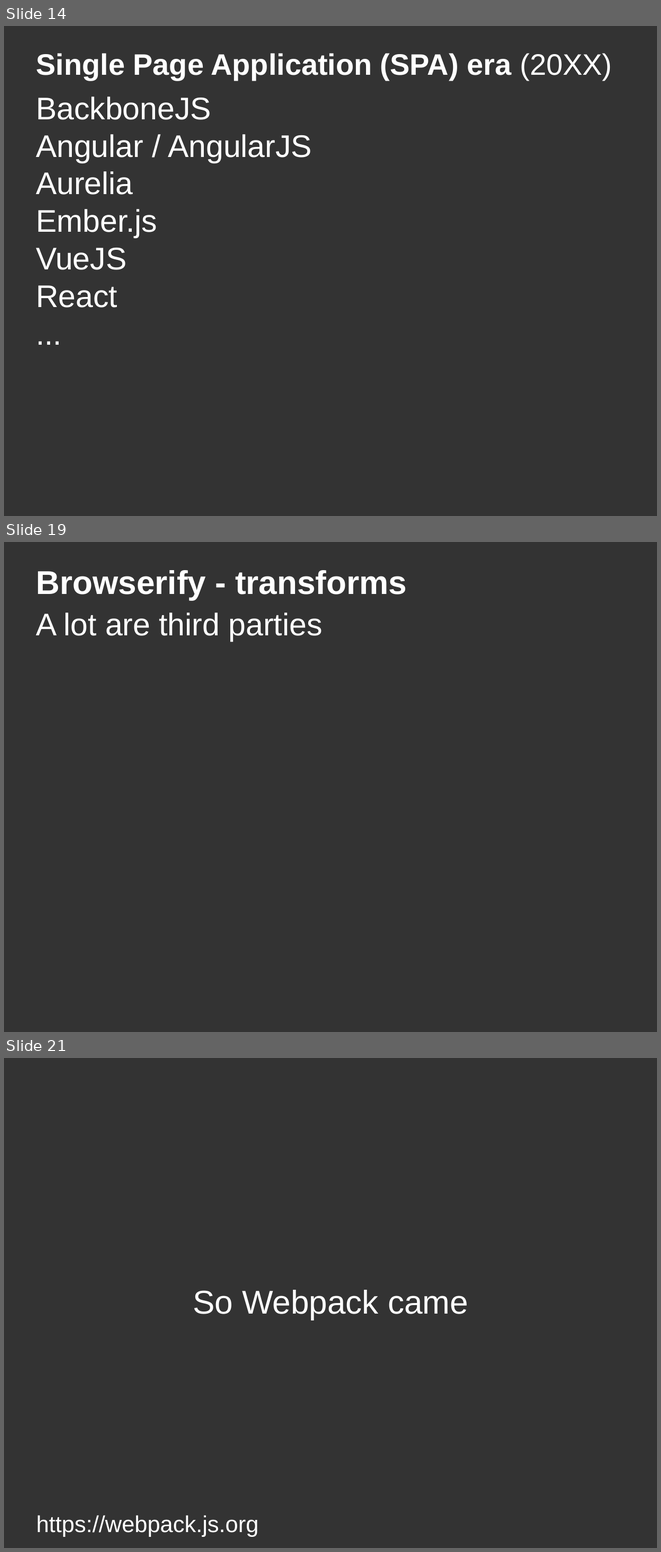
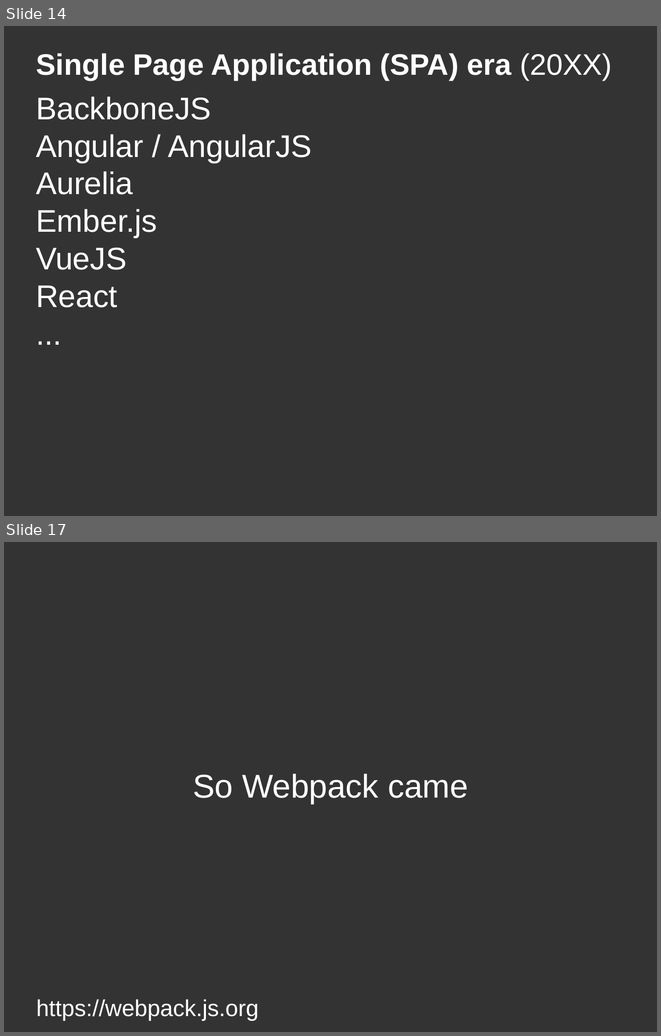
Before and after one commit to DanYellow/misc-tests, a slide deck: webpack-presentation-examples/webpack-presentation.odp. Shown one above the other, each under a label of ours: slides 14, 19 and 21 before the commit, slides 14 and 17 after it; the slides between them are not shown. The pictures are 661x1552 and 661x1036 pixels, drawn with LibreOffice and Linux fonts; fonts in the diff are those of the drawing. Boxes give left, top, right and bottom in pixels: in the first picture for what was removed or moved away, otherwise in the second. Text is boxed around its words. In the diff, an @@ line names an element or a change of style, - is before the commit and + after.

```diff
--- a/webpack-presentation-examples/webpack-presentation.odp
+++ b/webpack-presentation-examples/webpack-presentation.odp
@@ slide 19 removed at [4,542,657,1032], background #333333 @@
@@ title removed at [36,570,407,600] @@
-Browserify - transforms
@@ title removed at [36,612,323,641] @@
-A lot are third parties
@@ what was slide 21 is now slide 17 @@
```
Also in this commit, not shown: 6 slides changed, 4 other slides removed, 3 other files.
